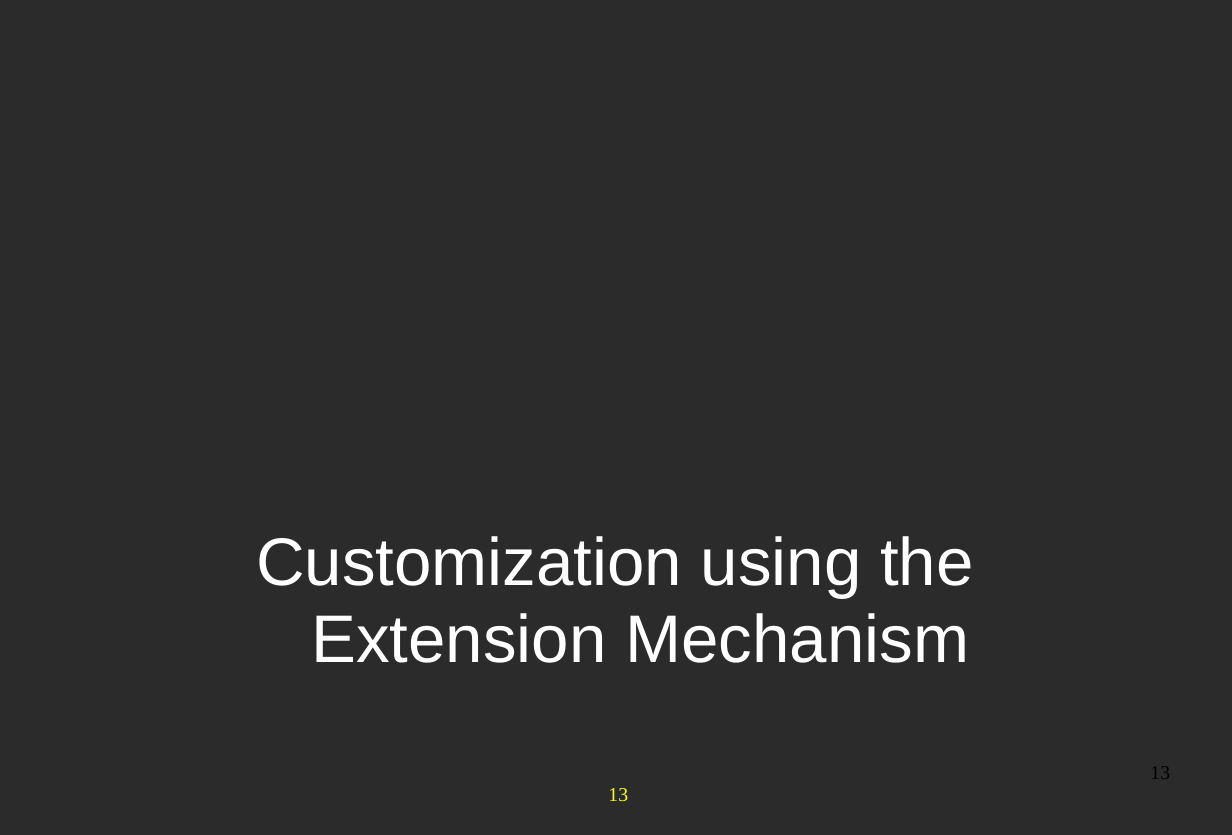
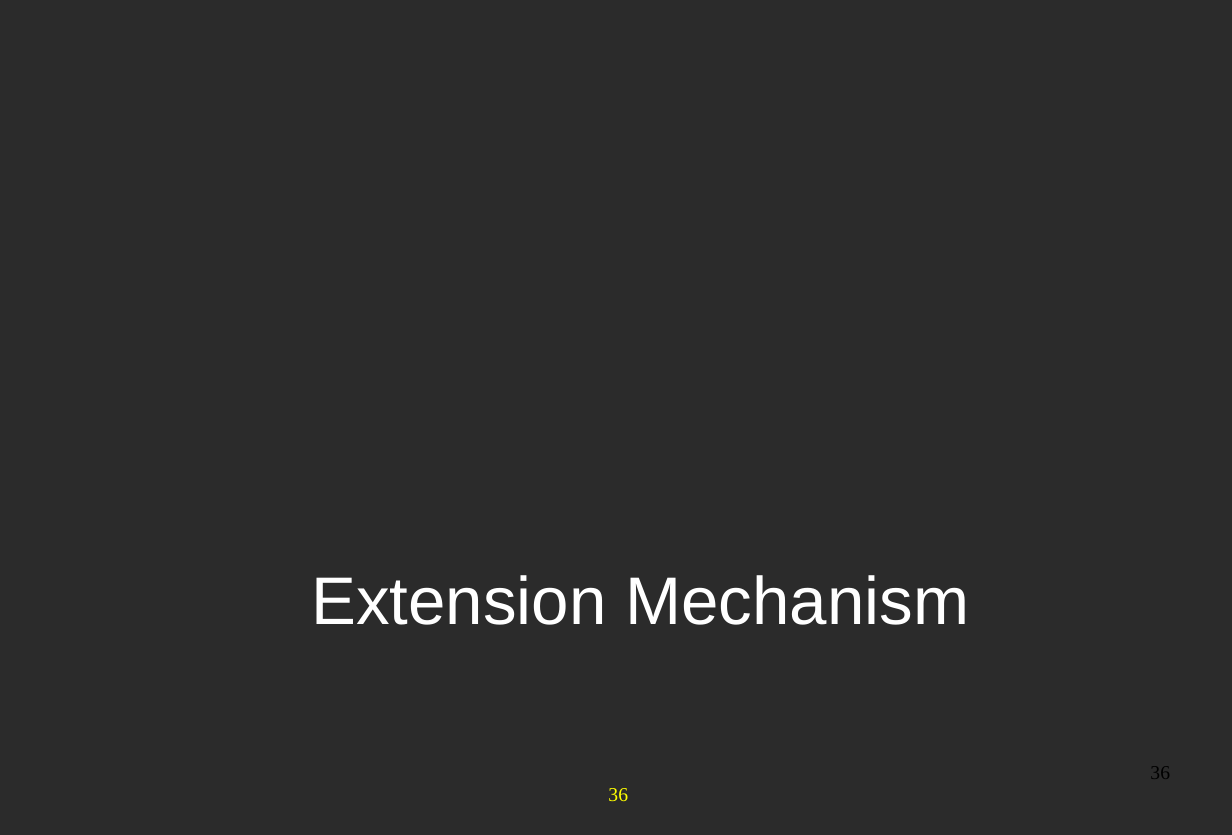
Before and after one commit to anhvurz90/training, a slide deck: slide 36 of exo-developer/210-configuration/slides/210-Portal-configuration-XDev-en.ppt (slide 13 before the commit). Drawn at 1232x835 pixels with LibreOffice and Linux fonts; fonts in the diff are those of the drawing; background and template pictures are left out; a plain dark background stands for a picture behind light text. Boxes give left, top, right and bottom in pixels: in the first picture for what was removed or moved away, otherwise in the second. Text is boxed around its words. In the diff, an @@ line names an element or a change of style, - is before the commit and + after.

```diff
--- a/exo-developer/210-configuration/slides/210-Portal-configuration-XDev-en.ppt
+++ b/exo-developer/210-configuration/slides/210-Portal-configuration-XDev-en.ppt
@@ text at [311,575,969,625]: text changed @@
-Customization using the
-Extension Mechanism
+Extension Mechanism
@@ page number at [1150,767,1170,779]: text changed @@
-13
+36
@@ page number at [608,788,628,801]: text changed @@
-13
+36
```
Also in this commit, not shown: 18 other slides changed, 26 slides added, 3 slides removed, 2 other files.
